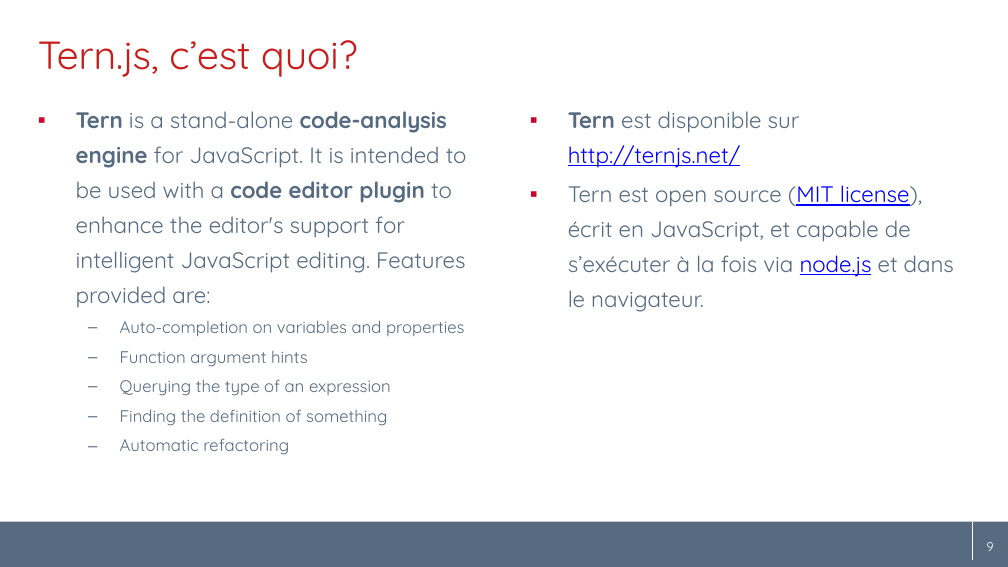
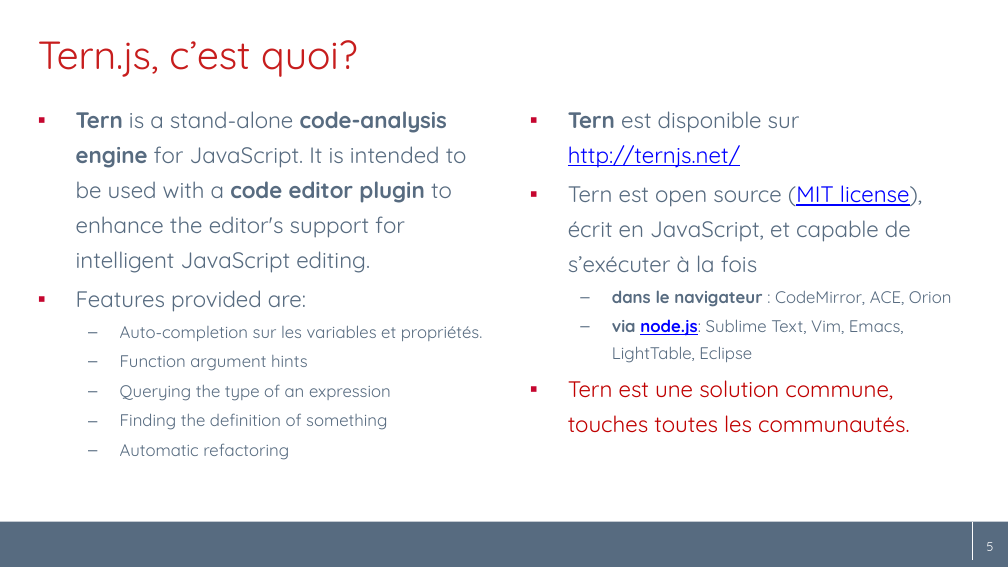
Before and after one commit to angelozerr/tern.java, a slide deck: slide 5 of docs/tern.java_fr.pptx (slide 9 before the commit). Drawn at 1008x567 pixels with LibreOffice and Linux fonts; fonts in the diff are those of the drawing; background and template pictures are left out. Boxes give left, top, right and bottom in pixels: in the first picture for what was removed or moved away, otherwise in the second. Text is boxed around its words. In the diff, an @@ line names an element or a change of style, - is before the commit and + after.

Commit message:
[docs] add tern-jug

```diff
--- a/docs/tern.java_fr.pptx
+++ b/docs/tern.java_fr.pptx
@@ text at (76,111,483,341): text changed @@
-▪ Tern is a stand-alone code-analysis engine for JavaScript. It is intended to be used with a code editor plugin to enhance the editor's support for intelligent JavaScript editing. Features provided are:
-  – Auto-completion on variables and properties
+▪ Tern is a stand-alone code-analysis engine for JavaScript. It is intended to be used with a code editor plugin to enhance the editor's support for intelligent JavaScript editing.
+▪ Features provided are:
+  – Auto-completion sur les variables et propriétés.
@@ text at (568,185,952,433): text changed @@
-▪ Tern est open source (MIT license), écrit en JavaScript, et capable de s’exécuter à la fois via node.js et dans le navigateur.
+▪ Tern est open source (MIT license), écrit en JavaScript, et capable de s’exécuter à la fois
+  – dans le navigateur : CodeMirror, ACE, Orion
+  – via node.js: Sublime Text, Vim, Emacs, LightTable, Eclipse
+▪ Tern est une solution commune, touches toutes les communautés.
```
Also in this commit, not shown: 5 other slides changed, 4 slides added, 4 slides removed.
